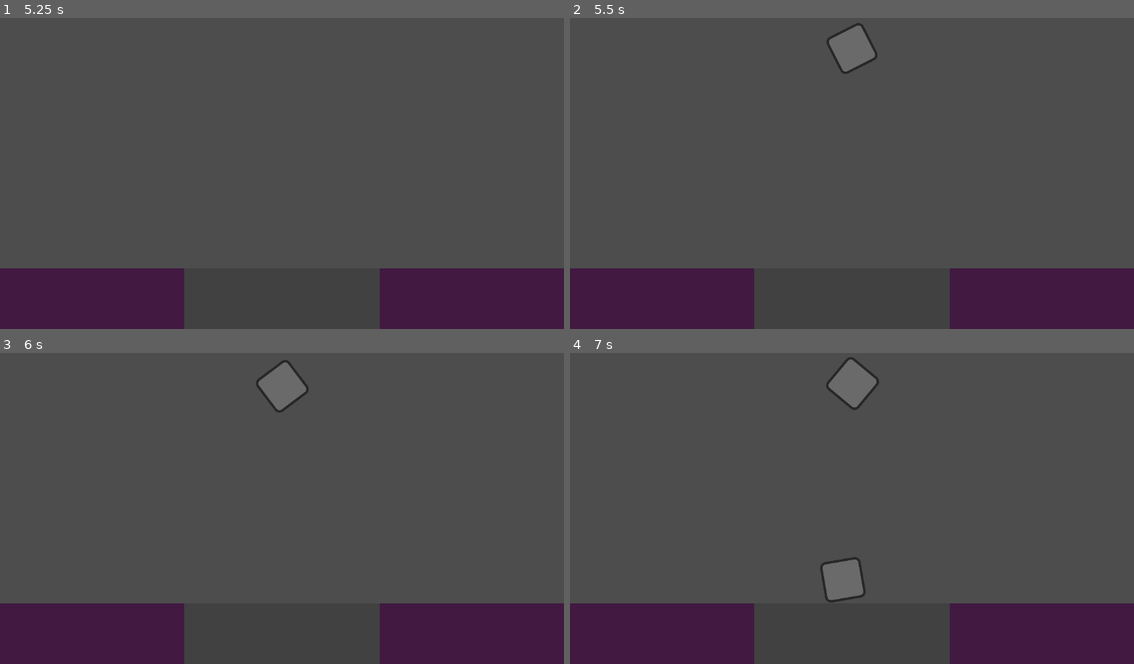
Above: before the commit, frames 1-4 (two rows, left to right).
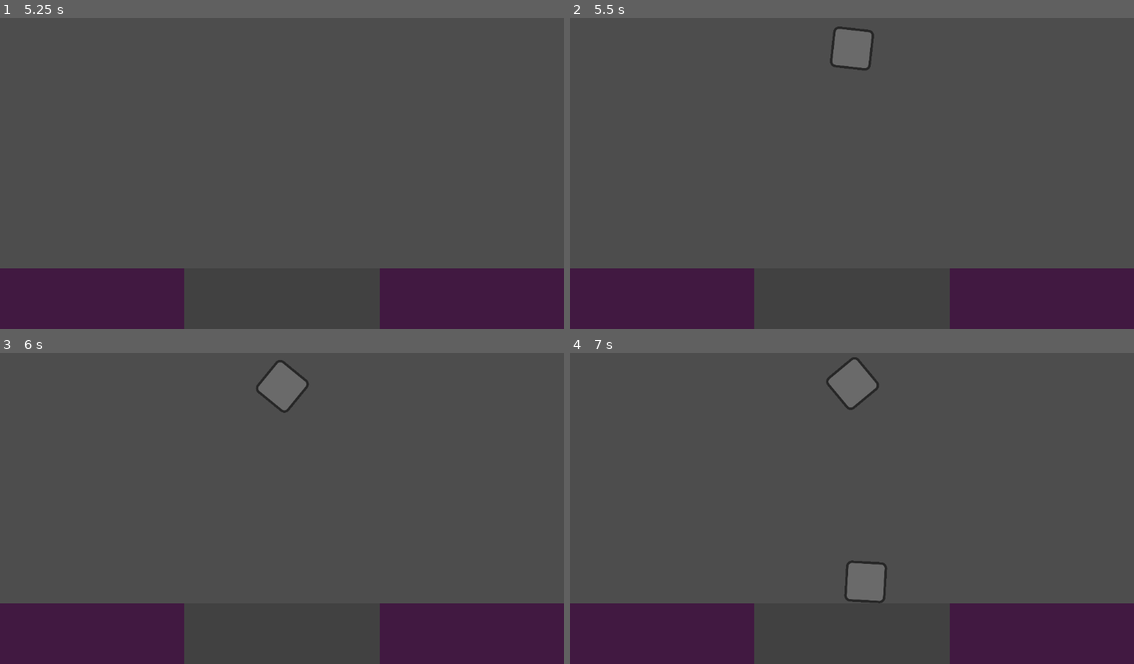
Above: after the commit, the same moments.

Repository: 3deric/Blockgame
Game: Godot game, scene res://scenes/gameLevel.tscn
Same seed, same stepped clock (60 frames per second), same inputs: the game is played once before the commit and once after it.
Inputs:
- Up to frame 1 (5.25 s): tap Enter at 0.5 s; hold Right (moveRight) 0.53-1.28 s; tap Alt (rotateInstance, bound only before the commit) at 0.6, 1.55, 2.1, 2.85, 3.8, 4.35, 5.1 s; tap Q (debugStartGame) every 0.75 s from 1.25 to 4.25 s; hold Ctrl (rotateLeft, bound only after the commit) 1.28-2.03 s; tap Space (placeInstance) at 1.35, 3.6 s; hold Right (moveRight) 2.03-3.53 s; hold Ctrl (rotateLeft, bound only after the commit) from 3.53 s (still down)
- Up to frame 2 (5.5 s): keep holding Ctrl (rotateLeft, bound only after the commit)
- Up to frame 3 (6 s): release Ctrl (rotateLeft, bound only after the commit) at 5.78 s; hold Right (moveRight) from 5.78 s (still down); tap Space (placeInstance) at 5.85 s
- Up to frame 4 (7 s): keep holding Right (moveRight); tap Alt (rotateInstance, bound only before the commit) at 6.05, 6.6 s

Frame 1 is identical in both runs. In frame 2, 0.4% of the frame differs, in the area x 45-55%, y 1-18%; in frame 3, 0.3%; in frame 4, 1.4%, in the area x 44-57%, y 1-81%.

Commit message:
Updated gamelogic, created basic gameloop functions, added ability to reset the game

Diff:
--- a/Blockgame/prefabs/instanceTest.tscn
+++ b/Blockgame/prefabs/instanceTest.tscn
@@ -9,6 +9,8 @@
 freeze = true
 freeze_mode = 1
 continuous_cd = 1
+max_contacts_reported = 1
+contact_monitor = true
 
 [node name="CollisionShape2D" type="CollisionShape2D" parent="."]
 shape = SubResource("RectangleShape2D_6ow6u")
--- a/Blockgame/project.godot
+++ b/Blockgame/project.godot
@@ -36,9 +36,9 @@
 "events": [null, Object(InputEventKey,"resource_local_to_scene":false,"resource_name":"","device":-1,"window_id":0,"alt …(188 unchanged characters)…
 ]
 }
-rotateInstance={
+rotateLeft={
 "deadzone": 0.5,
-"events": [Object(InputEventKey,"resource_local_to_scene":fa …(146 unchanged characters)… se,"keycode":0,"physical_keycode":4194328,"key_label":0,"unicode":0,"echo":false,"script":null)
+"events": [Object(InputEventKey,"resource_local_to_scene":fa …(146 unchanged characters)… se,"keycode":0,"physical_keycode":4194326,"key_label":0,"unicode":0,"echo":false,"script":null)
 ]
 }
 debugStartGame={
@@ -51,6 +51,11 @@
 "events": [Object(InputEventKey,"resource_local_to_scene":false,"resource_name":"","device":-1,"window_id":0,"alt_pressed":false,"shift_pressed":false,"ctrl_pressed":false,"meta_pressed":false,"pressed":false,"keycode":0,"physical_keycode":87,"key_label":0,"unicode":119,"echo":false,"script":null)
 ]
 }
+rotateRight={
+"deadzone": 0.5,
+"events": [Object(InputEventKey,"resource_local_to_scene":false,"resource_name":"","device":-1,"window_id":0,"alt_pressed":false,"shift_pressed":false,"ctrl_pressed":false,"meta_pressed":false,"pressed":false,"keycode":0,"physical_keycode":4194328,"key_label":0,"unicode":0,"echo":false,"script":null)
+]
+}
 
 [rendering]
 
--- a/Blockgame/scenes/gameLevel.tscn
+++ b/Blockgame/scenes/gameLevel.tscn
@@ -1,15 +1,16 @@
-[gd_scene load_steps=6 format=3 uid="uid://dk11w7ogqig7f"]
+[gd_scene load_steps=7 format=3 uid="uid://dk11w7ogqig7f"]
 
 [ext_resource type="Script" path="res://scripts/gameLogic.gd" id="1_kjsau"]
 [ext_resource type="PackedScene" uid="uid://cx8nekcu4cmbx" path="res://prefabs/instanceTest.tscn" id="2_c527s"]
 [ext_resource type="Texture2D" uid="uid://gtfwsgimqbp1" path="res://textures/bg.png" id="3_fk3ep"]
 
 [sub_resource type="SegmentShape2D" id="SegmentShape2D_e2bu5"]
-a = Vector2(-200, 0)
-b = Vector2(200, 0)
+a = Vector2(-1000, 0)
+b = Vector2(1000, 0)
 
-[sub_resource type="GDScript" id="GDScript_1seh5"]
-script/source = "extends StaticBody2D
+[sub_resource type="GDScript" id="GDScript_pmi10"]
+script/source = "extends Area2D
+
 
 # Called when the node enters the scene tree for the first time.
 func _ready():
@@ -20,6 +21,9 @@
 func _process(delta):
 	pass
 "
+
+[sub_resource type="RectangleShape2D" id="RectangleShape2D_rc4qy"]
+size = Vector2(447, 218)
 
 [node name="scene" type="Node2D"]
 script = ExtResource("1_kjsau")
@@ -39,27 +43,30 @@
 [node name="CollisionShape2D" type="CollisionShape2D" parent="StaticBody2DCenter"]
 shape = SubResource("SegmentShape2D_e2bu5")
 
-[node name="StaticBody2DLeft" type="StaticBody2D" parent="."]
-position = Vector2(-400, 0)
-script = SubResource("GDScript_1seh5")
-
-[node name="Sprite2D" type="Sprite2D" parent="StaticBody2DLeft"]
+[node name="Sprite2D" type="Sprite2D" parent="."]
 modulate = Color(1, 0.384314, 1, 1)
-position = Vector2(0, 100)
+position = Vector2(-400, 100)
 scale = Vector2(1, 0.5)
 texture = ExtResource("3_fk3ep")
 
-[node name="CollisionShape2D" type="CollisionShape2D" parent="StaticBody2DLeft"]
-shape = SubResource("SegmentShape2D_e2bu5")
-
-[node name="StaticBody2DRight" type="StaticBody2D" parent="."]
-position = Vector2(400, 0)
-
-[node name="Sprite2D" type="Sprite2D" parent="StaticBody2DRight"]
+[node name="Sprite2D2" type="Sprite2D" parent="."]
 modulate = Color(1, 0.384314, 1, 1)
-position = Vector2(0, 100)
+position = Vector2(400, 100)
 scale = Vector2(1, 0.5)
 texture = ExtResource("3_fk3ep")
 
-[node name="CollisionShape2D" type="CollisionShape2D" parent="StaticBody2DRight"]
-shape = SubResource("SegmentShape2D_e2bu5")
+[node name="Area2D" type="Area2D" parent="."]
+script = SubResource("GDScript_pmi10")
+
+[node name="CollisionShape2D" type="CollisionShape2D" parent="Area2D"]
+position = Vector2(-425, 103)
+shape = SubResource("RectangleShape2D_rc4qy")
+
+[node name="Area2D2" type="Area2D" parent="."]
+
+[node name="CollisionShape2D" type="CollisionShape2D" parent="Area2D2"]
+position = Vector2(424.5, 99)
+shape = SubResource("RectangleShape2D_rc4qy")
+
+[connection signal="body_entered" from="Area2D" to="." method="_on_area_2d_body_entered"]
+[connection signal="body_entered" from="Area2D2" to="." method="_on_area_2d_body_entered"]
--- a/Blockgame/scripts/gameLogic.gd
+++ b/Blockgame/scripts/gameLogic.gd
@@ -36,6 +36,8 @@
 	if (instance == null and time > 1.0):
 		_placeInstance()
 
+	if(instance == null or playing == false):
+		return
 	_movement(delta)
 	_rotation(delta)
 
@@ -50,8 +52,10 @@
 	if (Input.is_action_just_pressed("placeInstance")):
 		_releaseInstance()
 	#rotate instance when alt key is pressed
-	if (Input.is_action_just_pressed("rotateInstance")):
+	if (Input.is_action_just_pressed("rotateLeft")):
 		rot += PI / 4
+	if (Input.is_action_just_pressed("rotateRight")):
+		rot -= PI / 4
 
 func _placeInstance():
 	if(playing == false or instance != null):
@@ -61,16 +65,12 @@
 	instance.position.y = - 450
 
 func _movement(delta):
-	if(instance == null):
-		return
 	positionX += input * delta * movementSpeed
 	var currentPositionX = instance.position.x
 	speedX = lerp(speedX, (positionX - currentPositionX) * 0.05, delta * 2)
 	instance.position.x += speedX
 
 func _rotation(delta):
-	if(instance == null):
-		return
 	var currentRotation = instance.rotation
 	speedRot = lerp(speedRot, (rot - currentRotation) * 0.1, delta *10)
 	instance.rotation += speedRot
@@ -95,10 +95,17 @@
 func _startGame():
 	playing = true
 	time = 0.0
-	return
+	for placedInstance in instances:
+		remove_child(placedInstance)
+	instances = []
+	print (instances.size())
+	remove_child(instance)
 
 func _endGame():
-	playing = false
-	for placedInstance in instances:
-		remove_child(placedInstance)
-	remove_child(instance)
+	if playing == true:
+		playing = false
+		print(instances.size())
+
+func _on_area_2d_body_entered(body):
+	print(body)
+	pass # Replace with function body.
